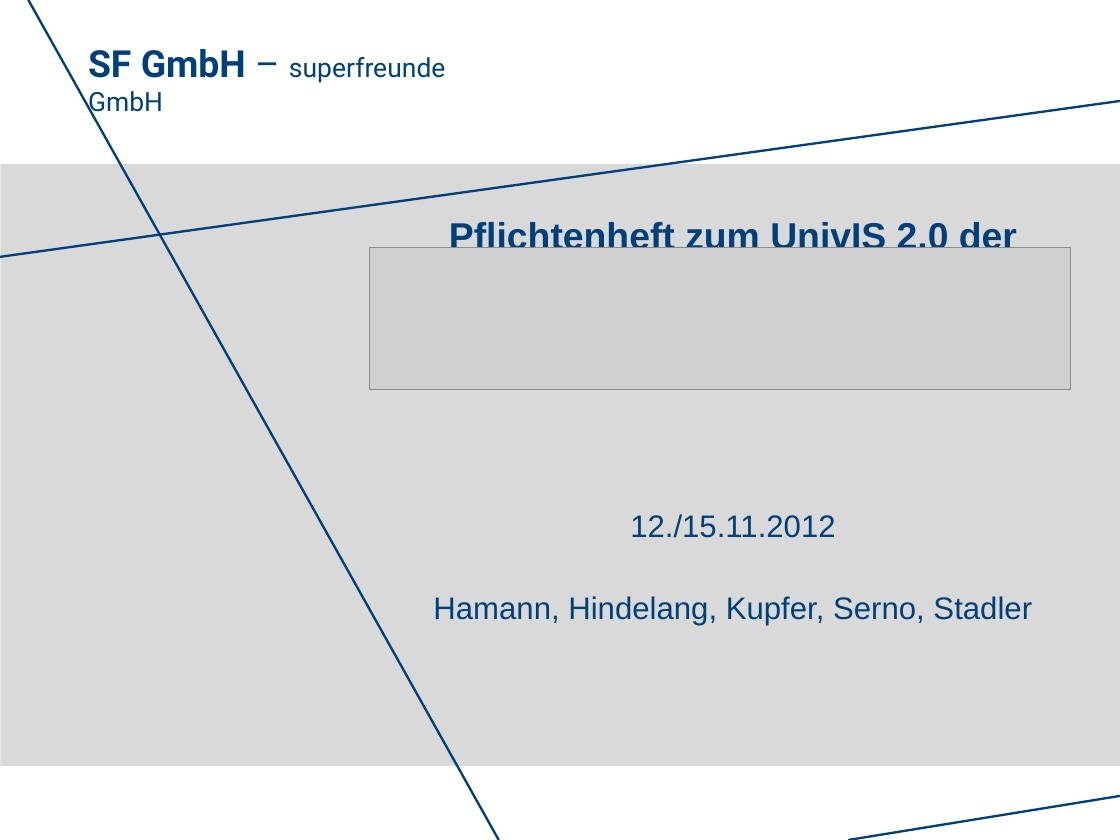
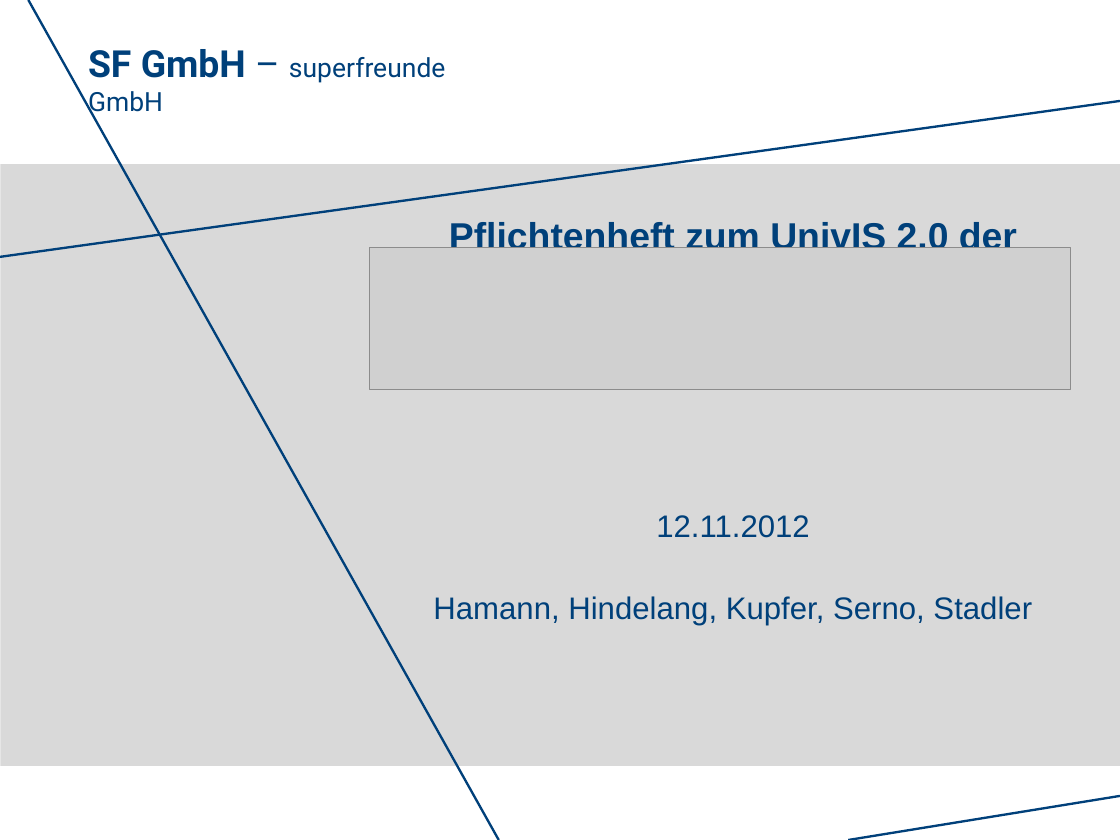
Before and after one commit to rarspace01/seda-wip-sfgmbh, a slide deck: slide 1 of doc/Präsentationen/SF AG_Praesentation_Pflichtenheft.pptx. Drawn at 1120x840 pixels with LibreOffice and Linux fonts; fonts in the diff are those of the drawing; grey boxes stand for pictures. Boxes give left, top, right and bottom in pixels: in the first picture for what was removed or moved away, otherwise in the second. Text is boxed around its words. In the diff, an @@ line names an element or a change of style, - is before the commit and + after.

```diff
--- a/doc/Präsentationen/SF AG_Praesentation_Pflichtenheft.pptx
+++ b/doc/Präsentationen/SF AG_Praesentation_Pflichtenheft.pptx
@@ title at <box>433,222,1032,626</box>: text changed @@
-Pflichtenheft zum UnivIS 2.0 der
-12./15.11.2012
-Hamann, Hindelang, Kupfer, Serno, Stadler
+Pflichtenheft zum UnivIS 2.0 der
+12.11.2012
+Hamann, Hindelang, Kupfer, Serno, Stadler
```
Also in this commit, not shown: 2 other slides changed.
